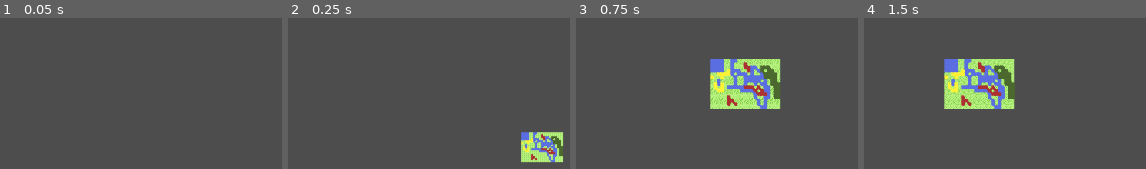
Above: before the commit, frames 1-4 (left to right).
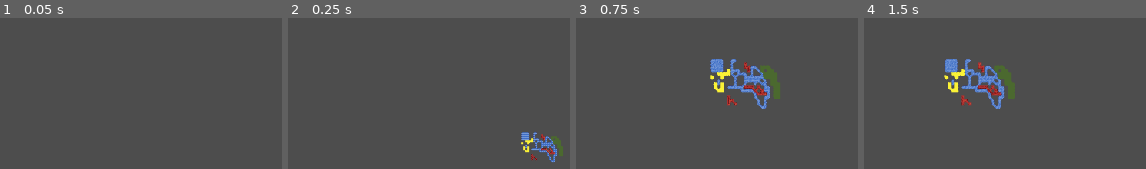
Above: after the commit, the same moments.

Repository: ThreeCoffees/cassini-hackathon
Game: Godot game, scene res://scenes/tilemap/dual_grid/dual_grid_setup.tscn
The game is run twice, just before and just after one commit, with the same random seed, the same clock (stepped at 60 frames per second) and the same inputs. This scene is started directly instead of the project's main scene.
Inputs (mouse positions are in pixels of both pictures, inside the frame that each line leads up to):
- Up to frame 1 (0.05 s): no input
- Up to frame 2 (0.25 s): no input
- Up to frame 3 (0.75 s): tap Enter at 0.5 s; move the mouse to (outside the picture) at 0.52 s; hold D (right) from 0.53 s (still down); hold Mouse wheel up (zoom_in) from 0.53 s (still down); click (outside the picture) at 0.67 s
- Up to frame 4 (1.5 s): release D (right) at 1.25 s; release Mouse wheel up (zoom_in) at 1.25 s; drag from (outside the picture) to (outside the picture) at 1.27 s

Frame 1 is identical in both runs. In frame 2, 2.5% of the frame differs, in the area x 82-98%, y 75-97%; in frame 3, 6.2%; in frame 4, 6.3%, in the area x 28-54%, y 27-61%.

Commit message:
add water and roof tiles

Diff:
--- a/project.godot
+++ b/project.godot
@@ -73,3 +73,7 @@
 "events": [Object(InputEventMouseButton,"resource_local_to_scene":false,"resource_name":"","device":-1,"window_id":0,"a …(253 unchanged characters)…
 ]
 }
+
+[rendering]
+
+textures/canvas_textures/default_texture_filter=0
--- a/scenes/tilemap/dual_grid/dual_grid_setup.tscn
+++ b/scenes/tilemap/dual_grid/dual_grid_setup.tscn
@@ -8,6 +8,7 @@
 [node name="DualGridSetup" type="Node2D"]
 
 [node name="TerrainTilemapLayer" parent="." instance=ExtResource("1_1wu8t")]
+visible = false
 tile_map_data = PackedByteArray("AAAAAAAAAQABAAAAAAAAAAEAAQABAAAAAAAAAAIAAQABAAAAAAAAAAMAAQABAAAAAAABAAMAAQABAAAAAAACAA …(4960 unchanged characters)…
 
 [node name="BackgroundLayer" parent="." node_paths=PackedStringArray("reference_tilemap") instance=ExtResource("2_5st4r")]
Binary file changed: assets/tilesets/dual_grid/tileset_city.png
Binary file changed: assets/tilesets/dual_grid/tileset_water.png
Binary file changed: assets/tilesets/dual_grid/tmp_tileset.aseprite
